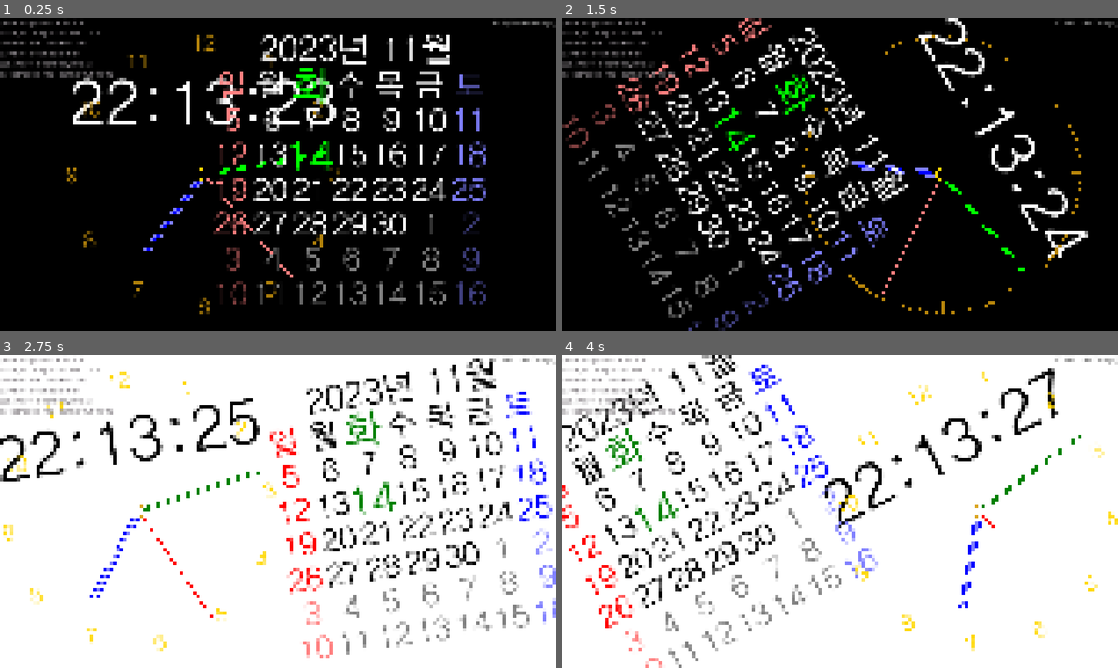
Above: before the commit, frames 1-4 (two rows, left to right).
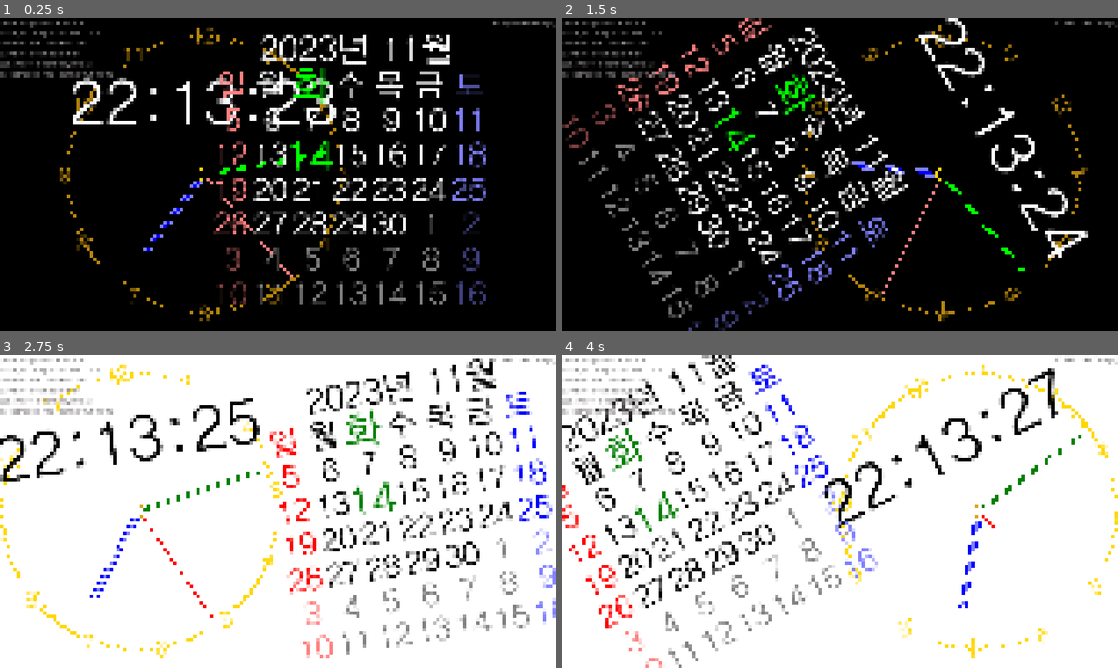
Above: after the commit, the same moments.

Repository: kasworld/gd4analogclockcal
Game: Godot game, scene res://main.tscn
Two runs of this game, one before a commit and one after it. Both use one fixed random seed, a clock stepped at 60 frames per second and the inputs below.
Inputs (mouse positions are in pixels of both pictures, inside the frame that each line leads up to):
- Up to frame 1 (0.25 s): no input
- Up to frame 2 (1.5 s): tap Enter at 0.5, 0.6 s; move the mouse to (962, 158) at 0.52 s; click (962, 158) at 0.67 s; tap Space at 0.77 s; move the mouse to (728, 190) at 1.27 s; tap Z at 1.35 s; click (728, 190) at 1.42 s
- Up to frame 3 (2.75 s): tap Space at 1.52 s; move the mouse to (333, 442) at 2.02 s; tap Enter at 2.1 s; click (333, 442) at 2.17 s
- Up to frame 4 (4 s): move the mouse to (812, 574) at 2.77 s; tap Z at 2.85 s; click (812, 574) at 2.92 s; tap Space at 3.02, 3.77 s; move the mouse to (1006, 558) at 3.52 s; tap Enter at 3.6 s; click (1006, 558) at 3.67 s

The runs differ from the first frame. In frame 1, 1.4% of the frame differs, in the area x 10-63%, y 3-97%; in frame 2, 0.6%; in frame 3, 1.4%; in frame 4, 1.5%, in the area x 48-100%, y 3-97%.

Commit message:
merge dial bar,num hands to clock

Diff:
--- a/analog_clock/analog_clock.gd
+++ b/analog_clock/analog_clock.gd
@@ -1,12 +1,63 @@
 extends Node2D
 
 var info_text :InfoText
-
-# Called when the node enters the scene tree for the first time.
+var clock_R :float
+var tz_shift :float
+
+# use for calc hand angle
+enum HandType {Hour, Minute, Second}
+
+# default
+var hands_param := [
+	# hands type, color key,outline w :0 fill,  from, to , width : ratio of clock_R
+	[HandType.Hour, "hour1",8, 0.04,0.7, 0.04],
+	[HandType.Hour, "hour2",0, 0.04,0.68, 0.01],
+	[HandType.Minute, "minute",8, 0.04,0.9, 0.02],
+	[HandType.Second, "second",0, 0.04,1.0, 0.01],
+]
+
+var center_param := [
+	# color key, radius , ourline w:0 fill
+	["center_circle1", 0.04, 4],
+	["center_circle2", 0.025, 4],
+]
+
+enum BarAlign {None, In,Mid,Out}
+
+var dial_line_radius :float
+var dial_line_thick :float
+var dial_line_align :BarAlign
+var dial_line_colorkey :String
+var dial_bars :PackedVector2Array =[]
+
+enum NumberType {None, Hour,Minute,Degree}
+
+var dial_num_radius :float
+var font_size :float
+var outline_w :int
+var dial_num_type :NumberType
+var dial_num_colorkey :String
+
+func update_color() -> void:
+	queue_redraw()
+	$LabelTime.label_settings.font_color = Global2d.colors.timelabel
+	$LabelInfo.label_settings.font_color = Global2d.colors.infolabel
+
 func init(config :Dictionary, r :float, tz_s :float) -> void:
-	$DialBar.init(r, r*0.006,DialBar.BarAlign.In,"dial_line")
-	$DialNum.init(r*0.95,r*0.15,0,DialNum.NumberType.Hour,"dial_num")
-	$ClockHands.init(r,tz_s)
+	dial_line_radius = r
+	dial_line_thick = r*0.006
+	dial_line_align = BarAlign.In
+	dial_line_colorkey = "dial_line"
+	make_dial_bars()
+
+	dial_num_radius = r
+	font_size = r*0.15
+	outline_w = 0
+	dial_num_type = NumberType.Hour
+	dial_num_colorkey = "dial_num"
+
+	clock_R = r
+	tz_shift = tz_s
 
 	var co :Color = Global2d.colors.timelabel
 	$LabelTime.position = Vector2(-r,-r)
@@ -35,28 +86,122 @@
 	info_text.update_urls(cfg.weather_url,cfg.dayinfo_url,cfg.todayinfo_url)
 	info_text.force_update()
 
-func update_color() -> void:
-	$DialNum.update_color()
-	$DialBar.update_color()
-	$ClockHands.update_color()
-	$LabelTime.label_settings.font_color = Global2d.colors.timelabel
-	$LabelInfo.label_settings.font_color = Global2d.colors.infolabel
-
-# Called every frame. 'delta' is the elapsed time since the previous frame.
-#func _process(_delta: float) -> void:
-	#update_clock()
-
-func toggle_dial_num_bar() -> void:
-	$DialBar.visible = not $DialBar.visible
-	$DialNum.visible = not $DialBar.visible
-
 func update_label_time(time_now_dict :Dictionary) -> void:
 	$LabelTime.text = "%02d:%02d:%02d" % [time_now_dict["hour"] , time_now_dict["minute"] ,time_now_dict["second"]  ]
 
-#var old_time_dict = {"second":0} # datetime dict
-#func update_clock():
-	#var time_now_dict := Time.get_datetime_dict_from_system()
-	#if old_time_dict["second"] != time_now_dict["second"]:
-		#old_time_dict = time_now_dict
-		#update_label_time(time_now_dict)
-		#toggle_dial_num_bar()
+func _process(_delta: float) -> void:
+	queue_redraw()
+
+var old_time_dict := {"second":0} # datetime dict
+func _draw() -> void:
+	var ms := Time.get_unix_time_from_system()
+	for v in hands_param:
+		var rad := calc_rad_for_hand(ms, v[0]) +PI
+		var co :Color = Global2d.colors[v[1]]
+		var outline :float = v[2]
+		var p1 := Vector2(0, v[3]*clock_R)
+		var p2 := Vector2(0, v[4]*clock_R)
+		var w :float = v[5]*clock_R
+		draw_set_transform(Vector2(0,0), rad)
+		var rt := Rect2(p1-Vector2(w/2,0), p2-p1 + Vector2(w,0))
+		if outline == 0:
+			draw_rect(rt,co,true)
+		else:
+			draw_rect(rt,co,false,outline)
+	draw_set_transform(Vector2(0,0), 0)
+
+	for v in center_param:
+		var co :Color = Global2d.colors[v[0]]
+		var r :float = clock_R * v[1]
+		var outline :float = v[2]
+		if outline == 0:
+			draw_circle(Vector2(0,0), r, co)
+		else:
+			draw_arc(Vector2(0,0), r, 0, 2*PI, r as int, co, outline)
+
+	# draw dial line
+	var w := dial_line_thick
+	if w < 1 :
+		w = -1
+	draw_multiline(dial_bars,Global2d.colors[dial_line_colorkey], w)
+
+	# draw dial num
+	draw_num( )
+
+
+func calc_rad_for_hand(ms :float, hd :HandType)->float:
+	var second := ms - int(ms/60)*60
+	ms = ms / 60
+	var minute := ms - int(ms/60)*60
+	ms = ms / 60
+	var hour := ms - int(ms/24)*24 + tz_shift
+	match hd:
+		HandType.Hour:
+			return hour2rad(hour)
+		HandType.Minute:
+			return minute2rad(minute)
+		HandType.Second:
+			return second2rad(second)
+	return 0
+
+func second2rad(sec :float) -> float:
+	return 2.0*PI/60.0*sec
+
+func minute2rad(m :float) -> float:
+	return 2.0*PI/60.0*m
+
+func hour2rad(hour :float) -> float:
+	return 2.0*PI/12.0*hour
+
+func make_dial_bars()->void:
+	var r := dial_line_radius
+	for i in range(0,360):
+		var rad := deg_to_rad(-i+180)
+		var offset :float = 0
+		if i % 30 == 0 :
+			offset = r*0.08
+		elif i % 6 == 0 :
+			offset = r*0.04
+		else :
+			offset = r*0.02
+		match dial_line_align:
+			BarAlign.In :
+				dial_bars.append_array([ make_pos_by_rad_r(rad,r-offset),make_pos_by_rad_r(rad,r) ])
+			BarAlign.Mid :
+				dial_bars.append_array([ make_pos_by_rad_r(rad,r-offset/2),make_pos_by_rad_r(rad,r+offset/2) ])
+			BarAlign.Out :
+				dial_bars.append_array([ make_pos_by_rad_r(rad,r),make_pos_by_rad_r(rad,r+offset) ])
+
+func make_pos_by_rad_r(rad:float, r :float)->Vector2:
+	return Vector2(sin(rad)*r, cos(rad)*r)
+
+func draw_num() -> void:
+	var letter_size := font_size
+	var letter_pos_r := dial_num_radius
+	match dial_num_type:
+		NumberType.Hour:
+			for i in range(1,13):
+				var rad := deg_to_rad( -i*(360.0/12.0) +180)
+				draw_letter(rad,letter_pos_r, letter_size, i)
+		NumberType.Minute:
+			for i in range(0,60,5):
+				var rad := deg_to_rad( -i*(360.0/60.0) +180)
+				draw_letter(rad,letter_pos_r, letter_size, i)
+		NumberType.Degree:
+			for i in range(0,360,30):
+				var rad := deg_to_rad( -i*(360.0/360.0) +180)
+				draw_letter(rad,letter_pos_r, letter_size, i)
+
+func draw_letter(rad :float, r :float, fsize :float, i :int) -> void:
+	var t := "%d" % i
+	var pos := make_pos_by_rad_r(rad, r)
+	var offset := Vector2(-fsize/3.5*t.length(),fsize/3)
+	var co :Color = Global2d.colors[dial_num_colorkey]
+	if outline_w == 0:
+		draw_string(Global2d.font, pos+offset, t, HORIZONTAL_ALIGNMENT_CENTER, -1, fsize as int, co )
+	else:
+		draw_string_outline(Global2d.font, pos+offset, t, HORIZONTAL_ALIGNMENT_CENTER, -1, fsize as int, outline_w, co )
+
+func draw_cross(p :Vector2, l:float, co :Color) -> void:
+	draw_line(p + Vector2(-l/2,0),p + Vector2(l/2,0), co,-1 )
+	draw_line(p + Vector2(0,-l/2),p + Vector2(0,l/2), co,-1 )
--- a/analog_clock/analog_clock.tscn
+++ b/analog_clock/analog_clock.tscn
@@ -1,28 +1,18 @@
-[gd_scene load_steps=5 format=3 uid="uid://66uu15vflcpu"]
+[gd_scene format=3 uid="uid://66uu15vflcpu"]
 
 [ext_resource type="Script" uid="uid://dv0b2rud5g7su" path="res://analog_clock/analog_clock.gd" id="1_bs3fy"]
-[ext_resource type="PackedScene" uid="uid://can8tho7xx755" path="res://clock_hands/clock_hands.tscn" id="3_5uly1"]
-[ext_resource type="PackedScene" uid="uid://dt2l1jpw00non" path="res://dial_num/dial_num.tscn" id="3_w3nxl"]
-[ext_resource type="PackedScene" uid="uid://gu0l2i0n11p0" path="res://dial_bar/dial_bar.tscn" id="4_3vv64"]
 
-[node name="AnalogClock" type="Node2D"]
+[node name="AnalogClock" type="Node2D" unique_id=1034708486]
 script = ExtResource("1_bs3fy")
 
-[node name="LabelTime" type="Label" parent="."]
+[node name="LabelTime" type="Label" parent="." unique_id=1026112657]
 offset_right = 1.0
 offset_bottom = 23.0
 horizontal_alignment = 1
 vertical_alignment = 1
 
-[node name="LabelInfo" type="Label" parent="."]
+[node name="LabelInfo" type="Label" parent="." unique_id=1782924990]
 offset_right = 1.0
 offset_bottom = 23.0
 horizontal_alignment = 1
 vertical_alignment = 1
-
-[node name="ClockHands" parent="." instance=ExtResource("3_5uly1")]
-
-[node name="DialNum" parent="." instance=ExtResource("3_w3nxl")]
-visible = false
-
-[node name="DialBar" parent="." instance=ExtResource("4_3vv64")]
--- a/clock_hands/clock_hands.gd
+++ /dev/null
@@ -1,88 +0,0 @@
-extends Node2D
-
-class_name ClockHands
-
-var clock_R :float
-var tz_shift :float
-
-# use for calc hand angle
-enum HandType {Hour, Minute, Second}
-
-# default
-var hands_param := [
-	# hands type, color key,outline w :0 fill,  from, to , width : ratio of clock_R
-	[HandType.Hour, "hour1",8, 0.04,0.7, 0.04],
-	[HandType.Hour, "hour2",0, 0.04,0.68, 0.01],
-	[HandType.Minute, "minute",8, 0.04,0.9, 0.02],
-	[HandType.Second, "second",0, 0.04,1.0, 0.01],
-]
-
-var center_param := [
-	# color key, radius , ourline w:0 fill
-	["center_circle1", 0.04, 4],
-	["center_circle2", 0.025, 4],
-]
-
-func init(r:float, tz_s :float, hp :Array = hands_param, ctpm = center_param)->void:
-	hands_param = hp
-	center_param = ctpm
-	clock_R = r
-	tz_shift = tz_s
-	queue_redraw()
-
-func update_color()->void:
-	queue_redraw()
-
-func _process(_delta: float) -> void:
-	queue_redraw()
-
-var old_time_dict := {"second":0} # datetime dict
-func _draw() -> void:
-	var ms := Time.get_unix_time_from_system()
-	for v in hands_param:
-		var rad := calc_rad_for_hand(ms, v[0]) +PI
-		var co :Color = Global2d.colors[v[1]]
-		var outline :float = v[2]
-		var p1 := Vector2(0, v[3]*clock_R)
-		var p2 := Vector2(0, v[4]*clock_R)
-		var w :float = v[5]*clock_R
-		draw_set_transform(Vector2(0,0), rad)
-		var rt := Rect2(p1-Vector2(w/2,0), p2-p1 + Vector2(w,0))
-		if outline == 0:
-			draw_rect(rt,co,true)
-		else:
-			draw_rect(rt,co,false,outline)
-	draw_set_transform(Vector2(0,0), 0)
-
-	for v in center_param:
-		var co :Color = Global2d.colors[v[0]]
-		var r :float = clock_R * v[1]
-		var outline :float = v[2]
-		if outline == 0:
-			draw_circle(Vector2(0,0), r, co)
-		else:
-			draw_arc(Vector2(0,0), r, 0, 2*PI, r  as int, co, outline)
-
-func calc_rad_for_hand(ms :float, hd :HandType)->float:
-	var second := ms - int(ms/60)*60
-	ms = ms / 60
-	var minute := ms - int(ms/60)*60
-	ms = ms / 60
-	var hour := ms - int(ms/24)*24 + tz_shift
-	match hd:
-		HandType.Hour:
-			return hour2rad(hour)
-		HandType.Minute:
-			return minute2rad(minute)
-		HandType.Second:
-			return second2rad(second)
-	return 0
-
-func second2rad(sec :float) -> float:
-	return 2.0*PI/60.0*sec
-
-func minute2rad(m :float) -> float:
-	return 2.0*PI/60.0*m
-
-func hour2rad(hour :float) -> float:
-	return 2.0*PI/12.0*hour
--- a/clock_hands/clock_hands.tscn
+++ /dev/null
@@ -1,6 +0,0 @@
-[gd_scene load_steps=2 format=3 uid="uid://can8tho7xx755"]
-
-[ext_resource type="Script" uid="uid://di8l0rs61pivd" path="res://clock_hands/clock_hands.gd" id="1_dniky"]
-
-[node name="ClockHands" type="Node2D"]
-script = ExtResource("1_dniky")
--- a/dial_bar/dial_bar.gd
+++ /dev/null
@@ -1,54 +0,0 @@
-extends Node2D
-
-class_name DialBar
-
-enum BarAlign {None, In,Mid,Out}
-
-var radius :float
-var thick :float
-var align :BarAlign
-var colorkey :String
-var dial_bars :PackedVector2Array =[]
-
-func init(
-		aradius :float = 10.0,
-		athick :float = 1.0,
-		aalign :BarAlign = BarAlign.In,
-		acolorkey = "dial_line",
-	)->void:
-	radius = aradius
-	thick = athick
-	align = aalign
-	colorkey = acolorkey
-	make_dial_bars()
-
-func update_color()->void:
-	queue_redraw()
-
-func _draw() -> void:
-	var w := thick
-	if w < 1 :
-		w = -1
-	draw_multiline(dial_bars,Global2d.colors[colorkey], w)
-
-func make_dial_bars()->void:
-	var r := radius
-	for i in range(0,360):
-		var rad := deg_to_rad(-i+180)
-		var offset :float = 0
-		if i % 30 == 0 :
-			offset = r*0.08
-		elif i % 6 == 0 :
-			offset = r*0.04
-		else :
-			offset = r*0.02
-		match align:
-			BarAlign.In :
-				dial_bars.append_array([ make_pos_by_rad_r(rad,r-offset),make_pos_by_rad_r(rad,r) ])
-			BarAlign.Mid :
-				dial_bars.append_array([ make_pos_by_rad_r(rad,r-offset/2),make_pos_by_rad_r(rad,r+offset/2) ])
-			BarAlign.Out :
-				dial_bars.append_array([ make_pos_by_rad_r(rad,r),make_pos_by_rad_r(rad,r+offset) ])
-
-func make_pos_by_rad_r(rad:float, r :float)->Vector2:
-	return Vector2(sin(rad)*r, cos(rad)*r)
--- a/dial_bar/dial_bar.tscn
+++ /dev/null
@@ -1,6 +0,0 @@
-[gd_scene load_steps=2 format=3 uid="uid://gu0l2i0n11p0"]
-
-[ext_resource type="Script" uid="uid://cjgkbk5jdd344" path="res://dial_bar/dial_bar.gd" id="1_klpln"]
-
-[node name="DialBar" type="Node2D"]
-script = ExtResource("1_klpln")
--- a/dial_num/dial_num.gd
+++ /dev/null
@@ -1,64 +0,0 @@
-extends Node2D
-
-class_name DialNum
-
-enum NumberType {None, Hour,Minute,Degree}
-
-var radius :float
-var font_size :float
-var outline_w :int
-var type :NumberType
-var colorkey :String
-
-func init(
-		aradius :float = 10.0,
-		afont_size :float = 1.0,
-		aoutline_w :int = 4,
-		atype :NumberType = NumberType.Hour,
-		acolorkey = "dial_num",
-	) -> void:
-	radius = aradius
-	font_size = afont_size
-	outline_w = aoutline_w
-	type = atype
-	colorkey = acolorkey
-
-func update_color() -> void:
-	queue_redraw()
-
-func _draw() -> void:
-	draw_num( )
-
-func draw_num() -> void:
-	var letter_size := font_size
-	var letter_pos_r := radius
-	match type:
-		NumberType.Hour:
-			for i in range(1,13):
-				var rad := deg_to_rad( -i*(360.0/12.0) +180)
-				draw_letter(rad,letter_pos_r, letter_size, i)
-		NumberType.Minute:
-			for i in range(0,60,5):
-				var rad := deg_to_rad( -i*(360.0/60.0) +180)
-				draw_letter(rad,letter_pos_r, letter_size, i)
-		NumberType.Degree:
-			for i in range(0,360,30):
-				var rad := deg_to_rad( -i*(360.0/360.0) +180)
-				draw_letter(rad,letter_pos_r, letter_size, i)
-
-func draw_letter(rad :float, r :float, fsize :float, i :int) -> void:
-	var t := "%d" % i
-	var pos := make_pos_by_rad_r(rad, r)
-	var offset := Vector2(-fsize/3.5*t.length(),fsize/3)
-	var co :Color = Global2d.colors[colorkey]
-	if outline_w == 0:
-		draw_string(Global2d.font, pos+offset, t, HORIZONTAL_ALIGNMENT_CENTER, -1, fsize as int, co )
-	else:
-		draw_string_outline(Global2d.font, pos+offset, t, HORIZONTAL_ALIGNMENT_CENTER, -1, fsize as int, outline_w, co )
-
-func draw_cross(p :Vector2, l:float, co :Color) -> void:
-	draw_line(p + Vector2(-l/2,0),p + Vector2(l/2,0), co,-1 )
-	draw_line(p + Vector2(0,-l/2),p + Vector2(0,l/2), co,-1 )
-
-func make_pos_by_rad_r(rad:float, r :float) -> Vector2:
-	return Vector2(sin(rad)*r, cos(rad)*r)
--- a/dial_num/dial_num.tscn
+++ /dev/null
@@ -1,6 +0,0 @@
-[gd_scene load_steps=2 format=3 uid="uid://dt2l1jpw00non"]
-
-[ext_resource type="Script" uid="uid://cpamm58xx55m0" path="res://dial_num/dial_num.gd" id="1_nd4lg"]
-
-[node name="DialNum" type="Node2D"]
-script = ExtResource("1_nd4lg")
--- a/main.gd
+++ b/main.gd
@@ -75,7 +75,6 @@
 	if old_sec != time_now_dict["second"]:
 		old_sec = time_now_dict["second"]
 		$AnalogClock.update_label_time(time_now_dict)
-		$AnalogClock.toggle_dial_num_bar()
 	if old_minute != time_now_dict["minute"]:
 		old_minute = time_now_dict["minute"]
 		start_move_animation()
Not shown, removed: clock_hands/clock_hands.gd.uid
Not shown, removed: dial_bar/dial_bar.gd.uid
Not shown, removed: dial_num/dial_num.gd.uid
